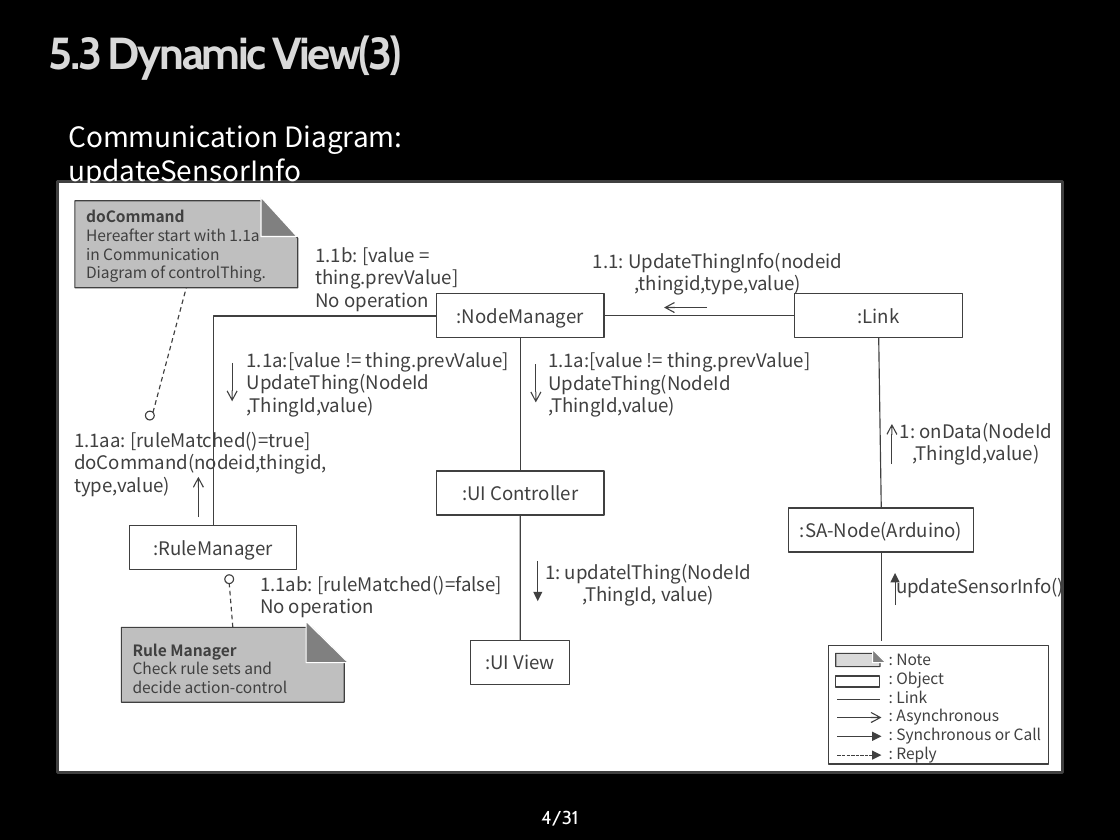
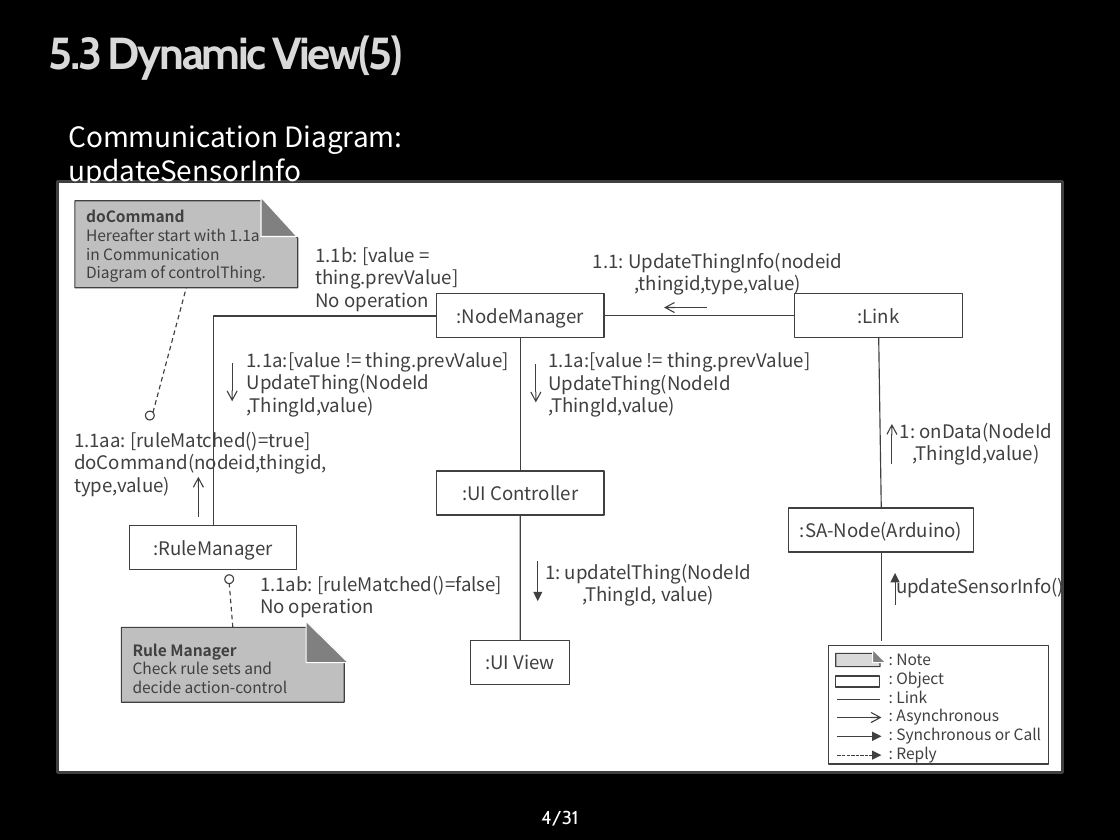
Before and after one commit to youkkwon/smarthome, a slide deck: slide 4 of doc/dynamic view 150616_communication_dgm.pptx. Drawn at 1120x840 pixels with LibreOffice and Linux fonts; fonts in the diff are those of the drawing; background and template pictures are left out. Boxes give left, top, right and bottom in pixels: in the first picture for what was removed or moved away, otherwise in the second. Text is boxed around its words. In the diff, an @@ line names an element or a change of style, - is before the commit and + after.

```diff
--- a/doc/dynamic view 150616_communication_dgm.pptx
+++ b/doc/dynamic view 150616_communication_dgm.pptx
@@ title at (49,35,402,79): text changed @@
-5.3 Dynamic View(3)
+5.3 Dynamic View(5)
```
Also in this commit, not shown: 4 other slides changed.
